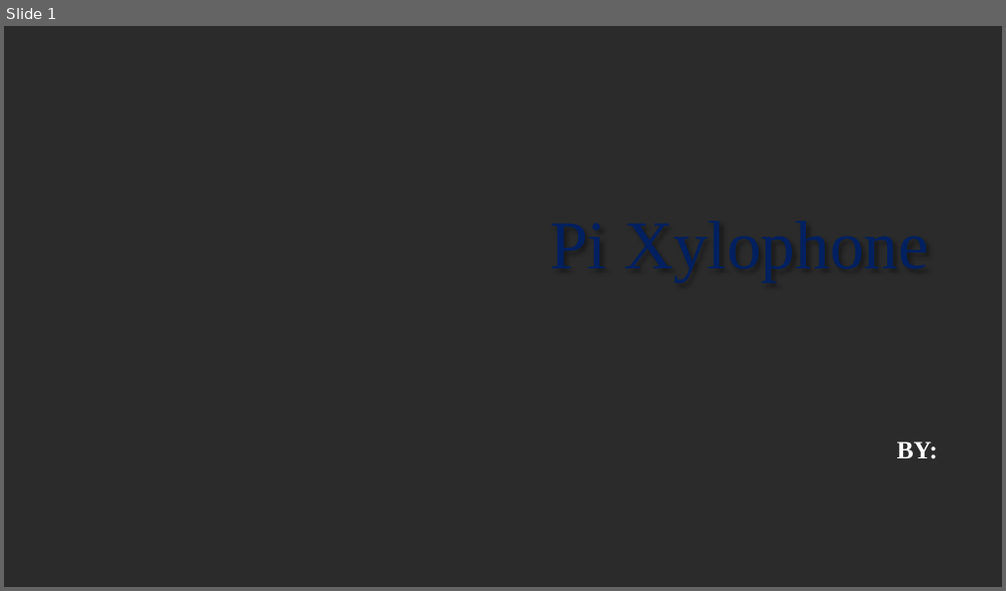
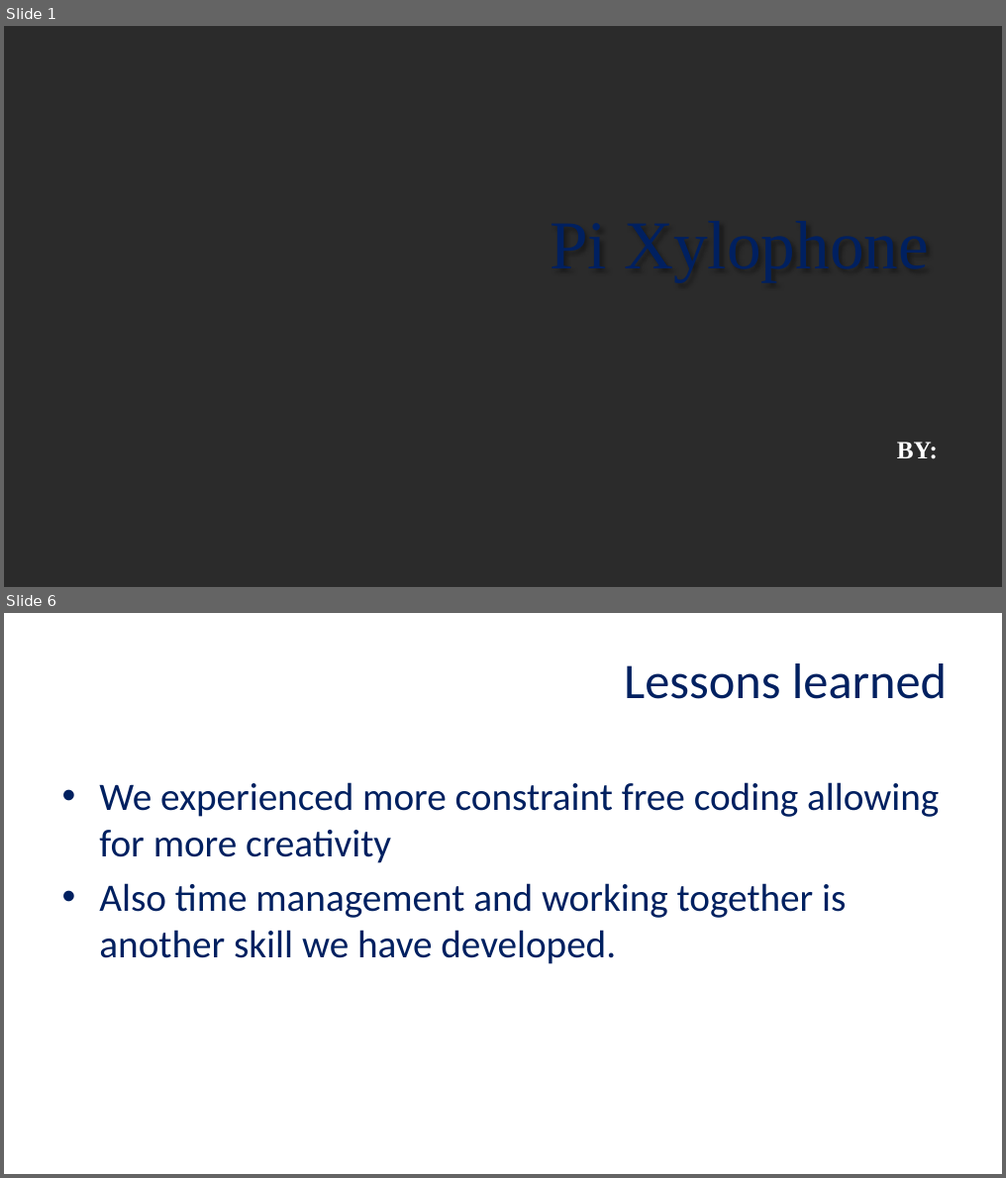
Before and after one commit to Final-Pi-Project-132/The-Final-Pi-project, a slide deck: Pi Project Presentation.pptx. Shown one above the other, each under a label of ours: slide 1 before the commit, slides 1 and 6 after it; the slides between them are not shown. The pictures are 1006x591 and 1006x1178 pixels, drawn with LibreOffice and Linux fonts; fonts in the diff are those of the drawing; background and template pictures are left out; a plain dark background stands for a picture behind light text. Boxes give left, top, right and bottom in pixels: in the first picture for what was removed or moved away, otherwise in the second. Text is boxed around its words. In the diff, an @@ line names an element or a change of style, - is before the commit and + after.

```diff
--- a/Pi Project Presentation.pptx
+++ b/Pi Project Presentation.pptx
@@ slide 6 added at (4,613,1002,1174), background picture (left out) @@
@@ title added at (624,663,946,699), 48 pt, text #002060 @@
+Lessons learned
@@ text added at (99,782,939,964), 37.3 pt, text #002060 @@
+• We experienced more constraint free coding allowing for more creativity
+• Also time management and working together is another skill we have developed.
```
Also in this commit, not shown: 4 slides changed.
